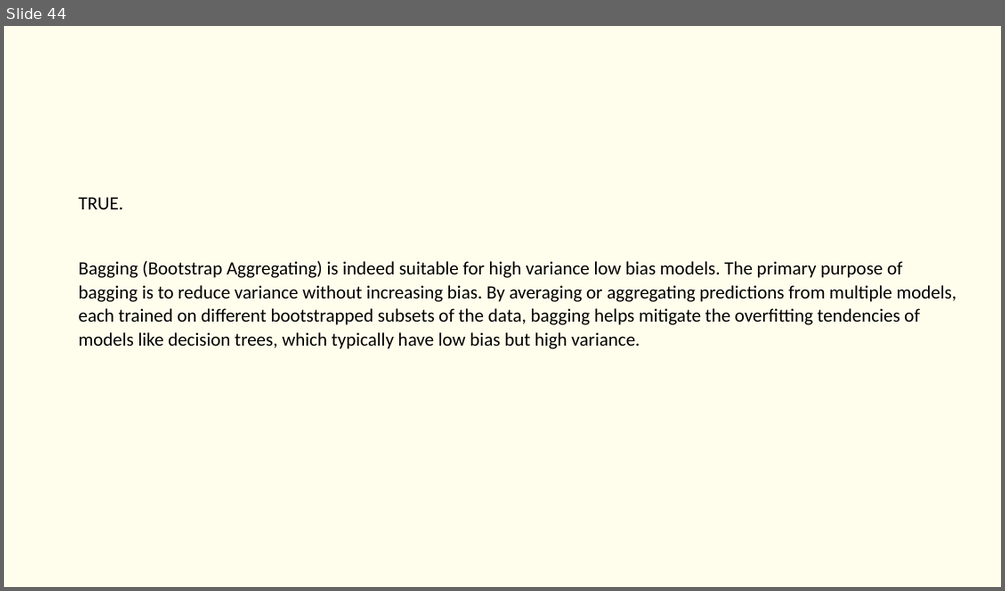
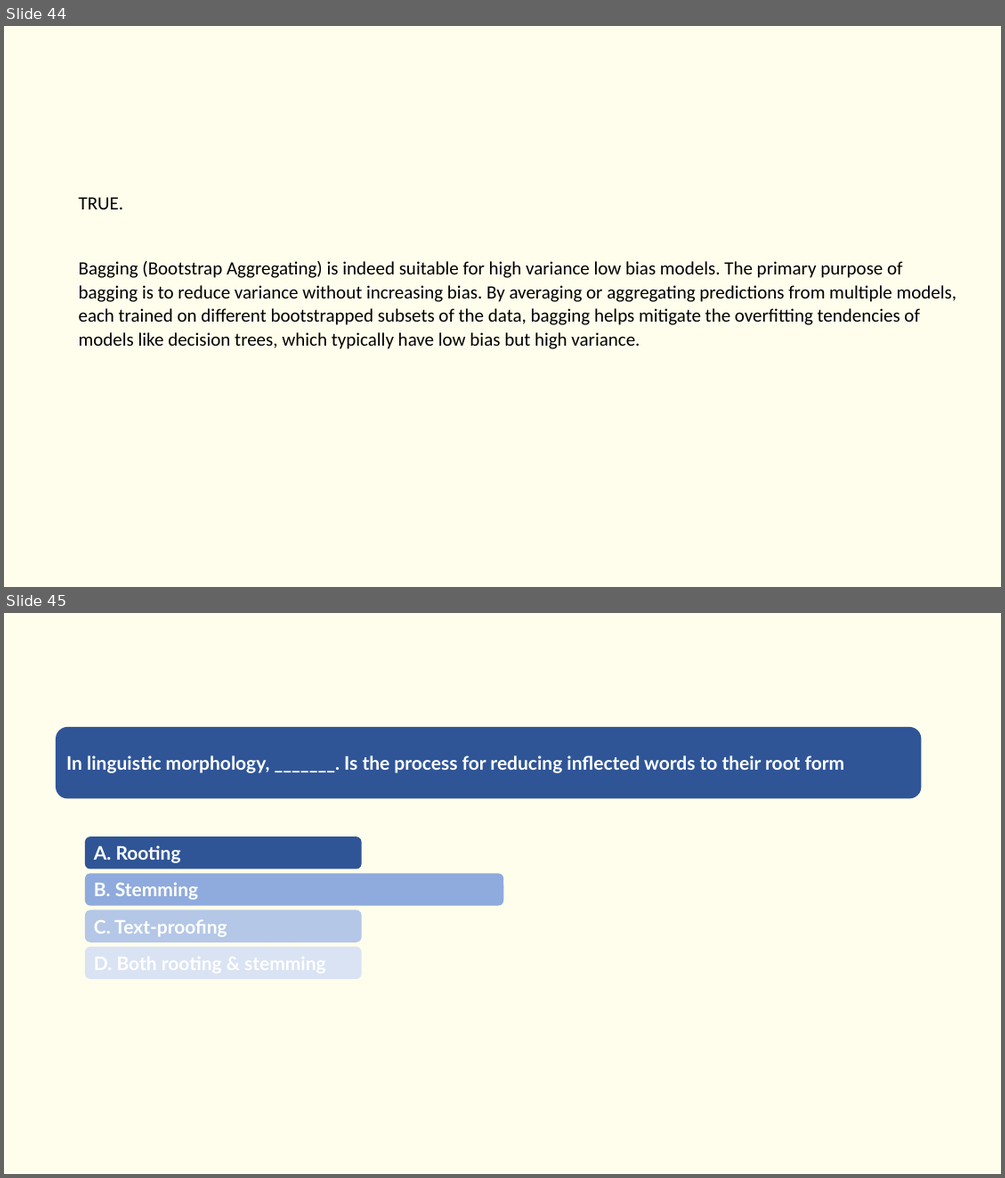
Before and after one commit to Saira55/Machine-Learning-Multiple-Choice-Questions, a slide deck: Machine Learning Quiz Question.pptx. Shown one above the other, each under a label of ours: slide 44 before the commit, slides 44 and 45 after it. The pictures are 1005x591 and 1005x1178 pixels, drawn with LibreOffice and Linux fonts; fonts in the diff are those of the drawing. Boxes give left, top, right and bottom in pixels: in the first picture for what was removed or moved away, otherwise in the second. Text is boxed around its words. In the diff, an @@ line names an element or a change of style, - is before the commit and + after.

```diff
--- a/Machine Learning Quiz Question.pptx
+++ b/Machine Learning Quiz Question.pptx
@@ slide 45 added at [4, 613, 1001, 1174], background #FFFEED @@
@@ rounded rectangle added at [56, 727, 922, 798], fill #2F5597, 18 pt, text #FFFFFF, bold @@
+In linguistic morphology, _______. Is the process for reducing inflected words to their root form
@@ rounded rectangle added at [85, 836, 362, 868], fill #2F5597, 18 pt, text #FFFFFF, bold @@
+A. Rooting
@@ rounded rectangle added at [85, 873, 503, 906], fill #8FAADC, 18 pt, text #FFFFFF, bold @@
+B. Stemming
@@ rounded rectangle added at [85, 910, 362, 942], fill #B4C7E7, 18 pt, text #FFFFFF, bold @@
+C. Text-proofing
@@ rounded rectangle added at [85, 947, 362, 979], fill #DAE3F3 @@
```
Also in this commit, not shown: 2 other slides added, 1 slide removed.
